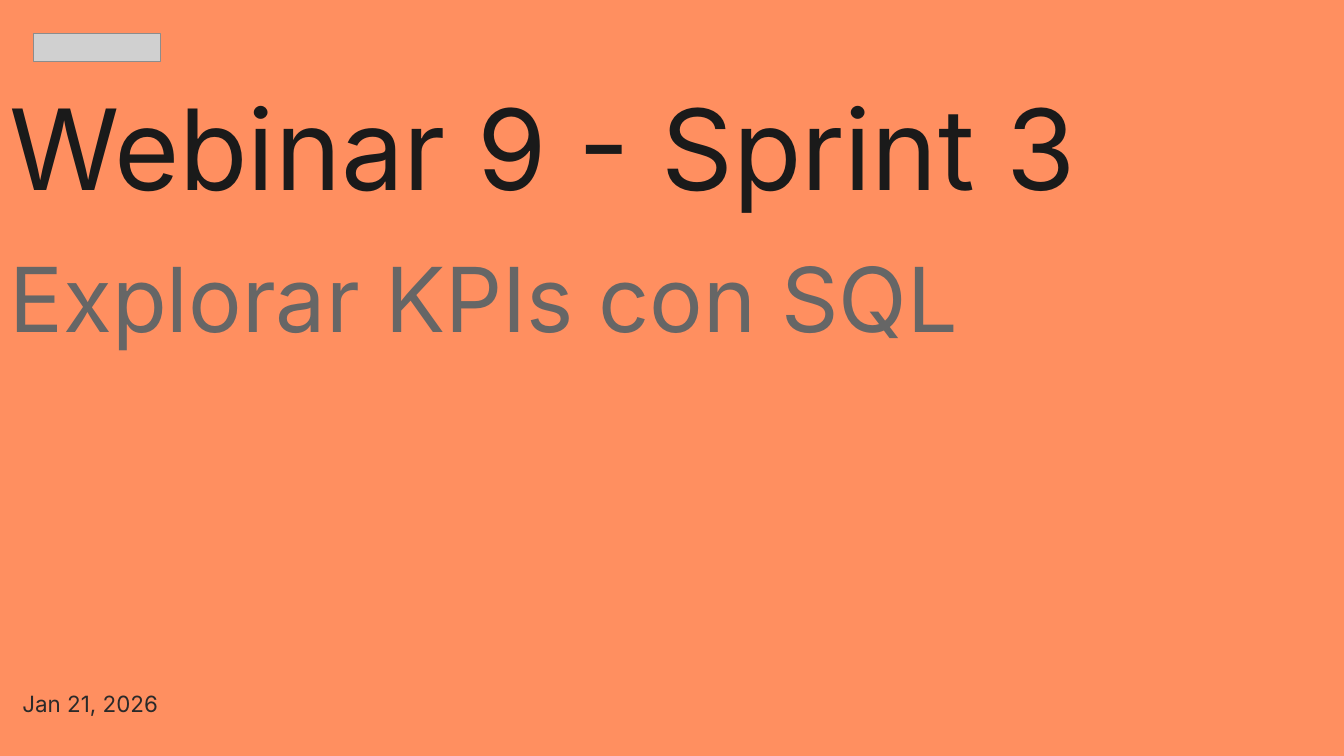
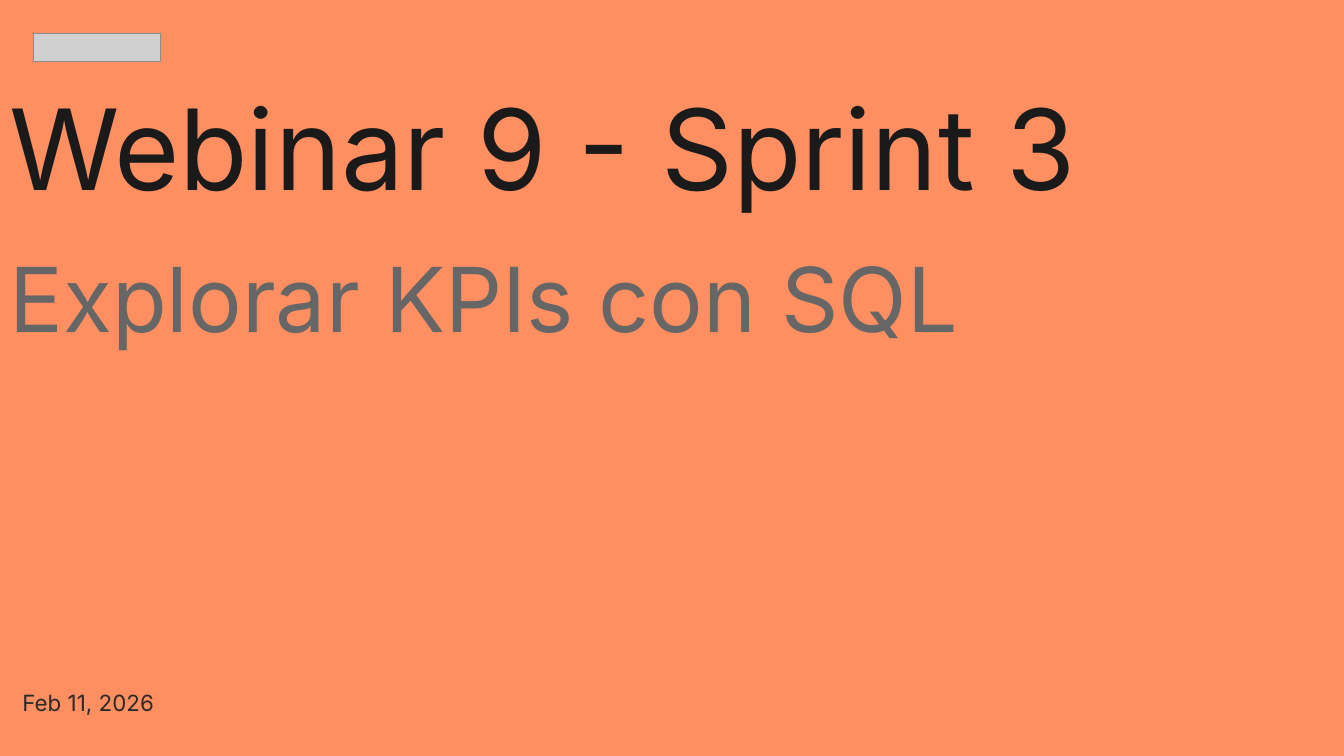
Before and after one commit to zyntonyson/bootcamp_ds_da, a slide deck: slide 1 of 03-da-v8-explora-kpis-sql/09-SQL.pptx. Drawn at 1344x756 pixels with LibreOffice and Linux fonts; fonts in the diff are those of the drawing; grey boxes stand for pictures. Boxes give left, top, right and bottom in pixels: in the first picture for what was removed or moved away, otherwise in the second. Text is boxed around its words. In the diff, an @@ line names an element or a change of style, - is before the commit and + after.

```diff
--- a/03-da-v8-explora-kpis-sql/09-SQL.pptx
+++ b/03-da-v8-explora-kpis-sql/09-SQL.pptx
@@ subtitle at box(22, 694, 154, 715): text changed @@
-Jan 21, 2026
+Feb 11, 2026
```
Also in this commit, not shown: 3 other slides changed, 6 other files.
